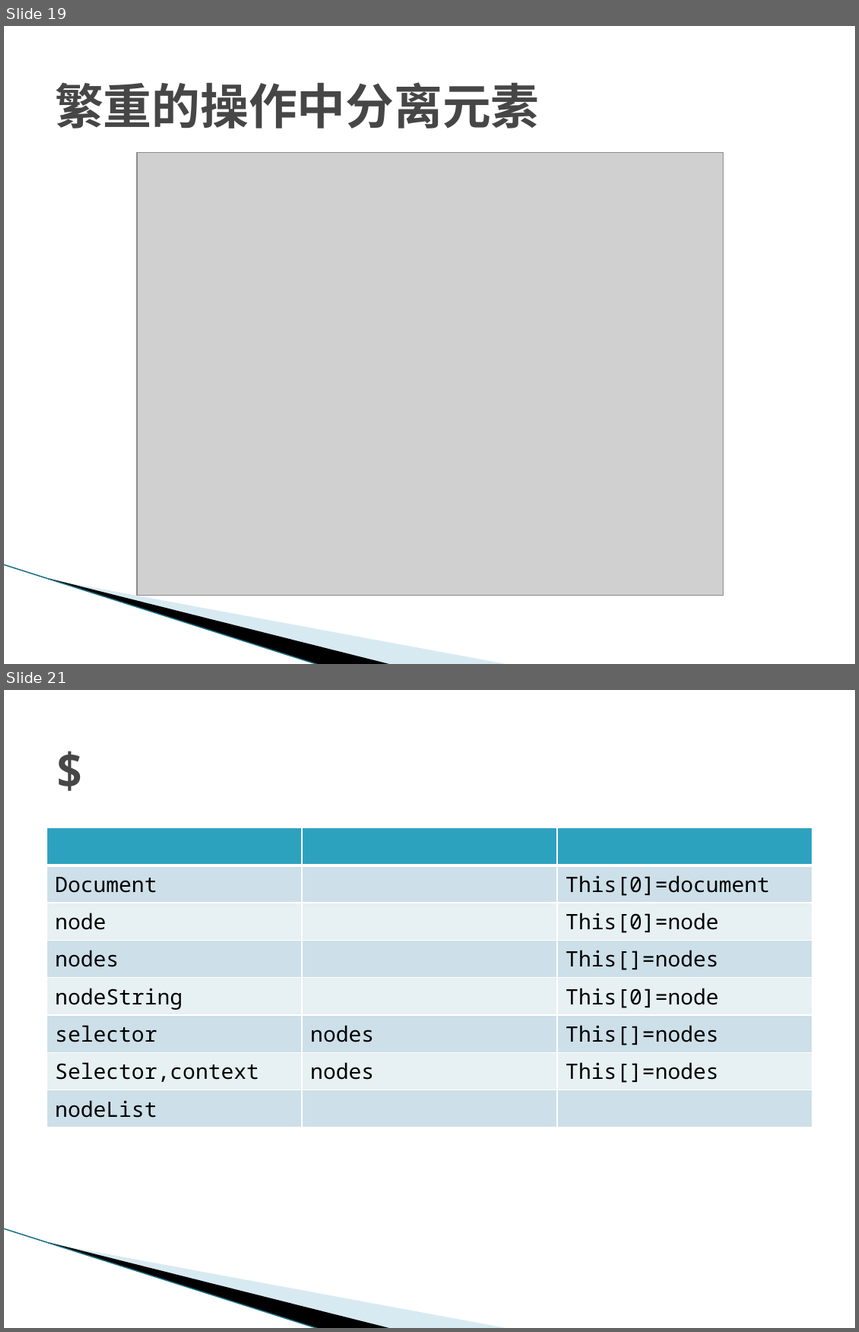
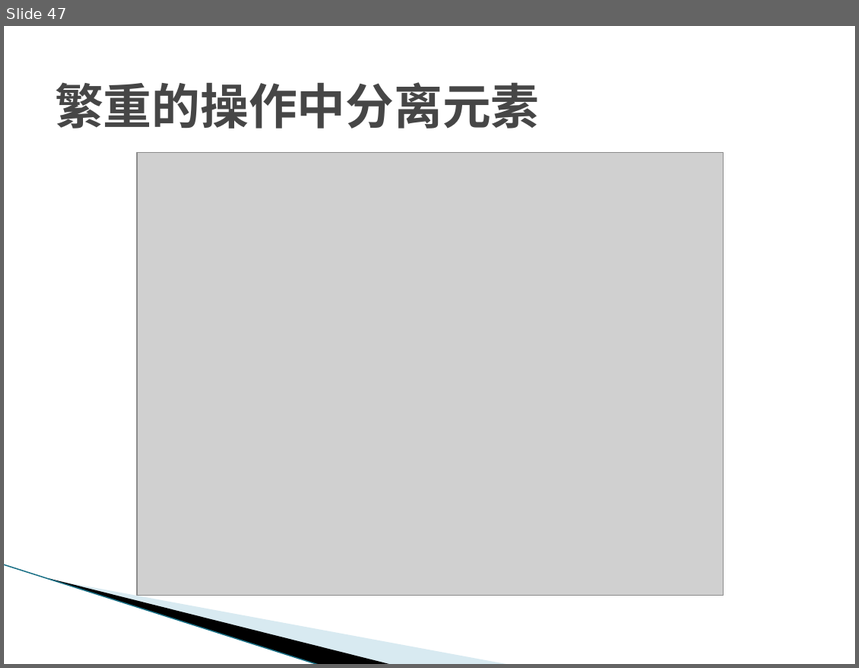
Before and after one commit to temberature/squery, a slide deck: doc/jQuery源码鉴赏.pptx. Shown one above the other, each under a label of ours: slides 19 and 21 before the commit, slide 47 after it; the slides between them are not shown. The pictures are 859x1332 and 859x668 pixels, drawn with LibreOffice and Linux fonts; fonts in the diff are those of the drawing; grey boxes stand for pictures; background and template pictures are left out. Boxes give left, top, right and bottom in pixels: in the first picture for what was removed or moved away, otherwise in the second. Text is boxed around its words. In the diff, an @@ line names an element or a change of style, - is before the commit and + after.

```diff
--- a/doc/jQuery源码鉴赏.pptx
+++ b/doc/jQuery源码鉴赏.pptx
@@ slide 21 removed at (x1=4, y1=690, x2=855, y2=1328), background #FFFFFF; not listed: 3 template elements that a slide beside it also shows @@
@@ title removed at (x1=47, y1=716, x2=813, y2=822) @@
-$
@@ table removed at (x1=47, y1=828, x2=813, y2=1121), 8 rows, 3 columns @@
- |  | 
-Document |  | This[0]=document
-node |  | This[0]=node
-nodes |  | This[]=nodes
-nodeString |  | This[0]=node
-selector | nodes | This[]=nodes
-Selector,context | nodes | This[]=nodes
-nodeList |  | 
@@ what was slide 19 is now slide 47 @@
```
Also in this commit, not shown: 8 slides changed, 28 slides added, 6 other slides removed, 24 other files.
